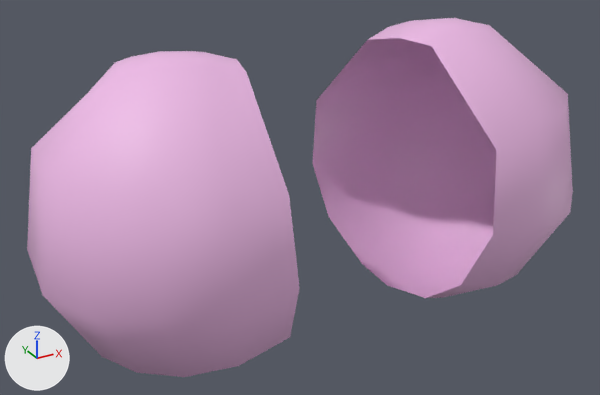
One commit to the FBX model Assets/Models/Shrimp/Armed Nylon/Shrimp_Eye_ANylon.fbx: the scene before it, then after it.
Camera for both pictures: a camera (50 mm lens) standing at (-0.172, -0.468, 0.272) and looking at (-0.009, -0.173, 0.124). Lighting does not change. The marker at lower left points along +X, +Y and +Z. Where no turn or scale is listed for an object, it has been applied to the vertices.

Names of what the first picture shows: 'Eye_low.001'.
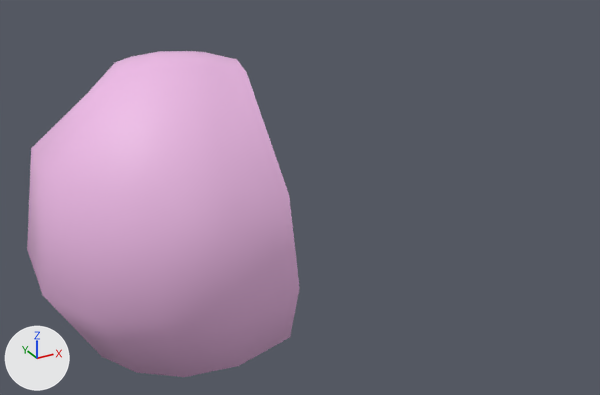
Where the newer file only moved an object's origin or applied its transform, the numbers keep the older frame.

Changed parts and their boxes [x1, y1, x2, y2] in the pictures (600 x 395 px):
'Eye_low.001', reshaped (50% narrower, 9% shorter)
    before: [27, 18, 573, 377]
    after: [27, 51, 300, 377]
part 1 of me_mesh_096, deleted (pink)
    before: [312, 18, 573, 298]

The change, as a list of edits to the scene's bpy script:
```text
Change me_mesh_096:
    where me_mesh_096.from_pydata(...)  # 126 vertices, 112 faces; spans x -0.126..0.126, y -0.07..0.059, z -0.061..0.07
    used by ob_eye_low_001; location = (0.0, -0.1702, 0.1248)
    me_mesh_096 part 1: the loose piece of 63 vertices spanning x 0.026..0.126, y -0.07..0.059, z -0.061..0.07 is deleted
```
